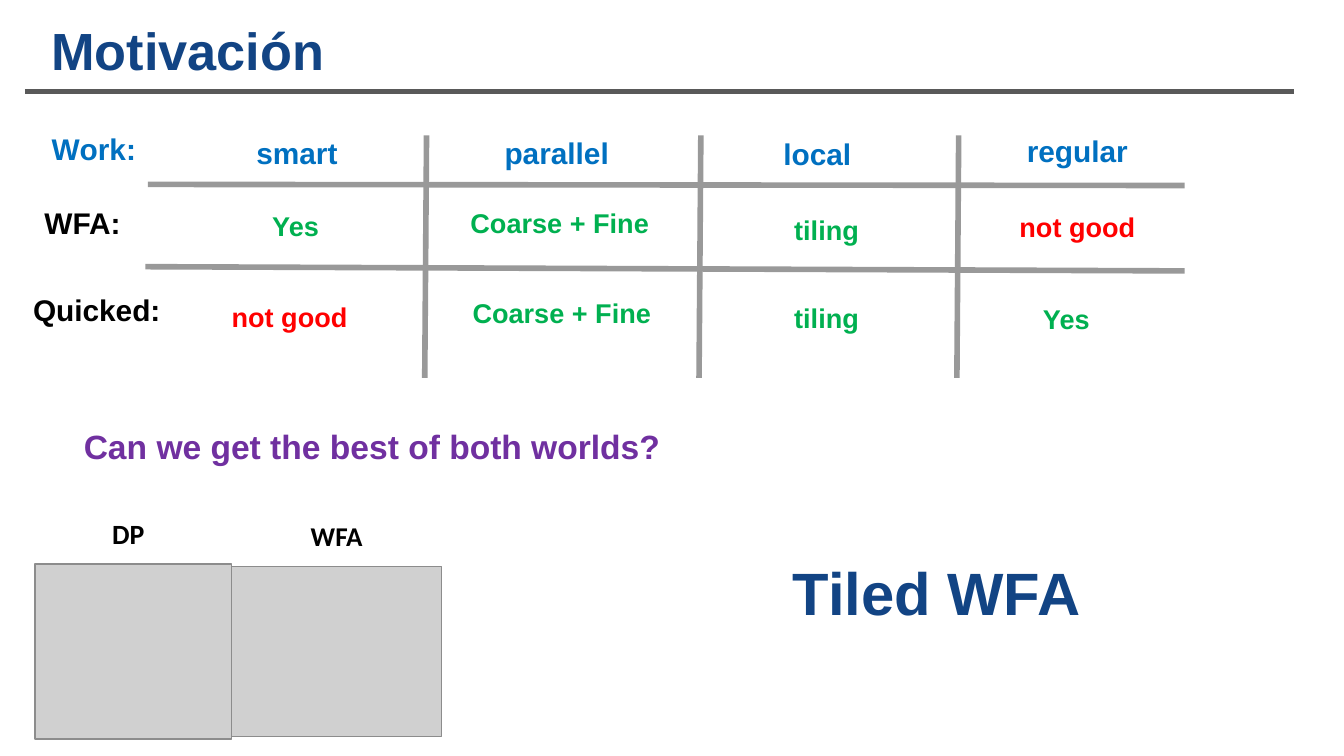
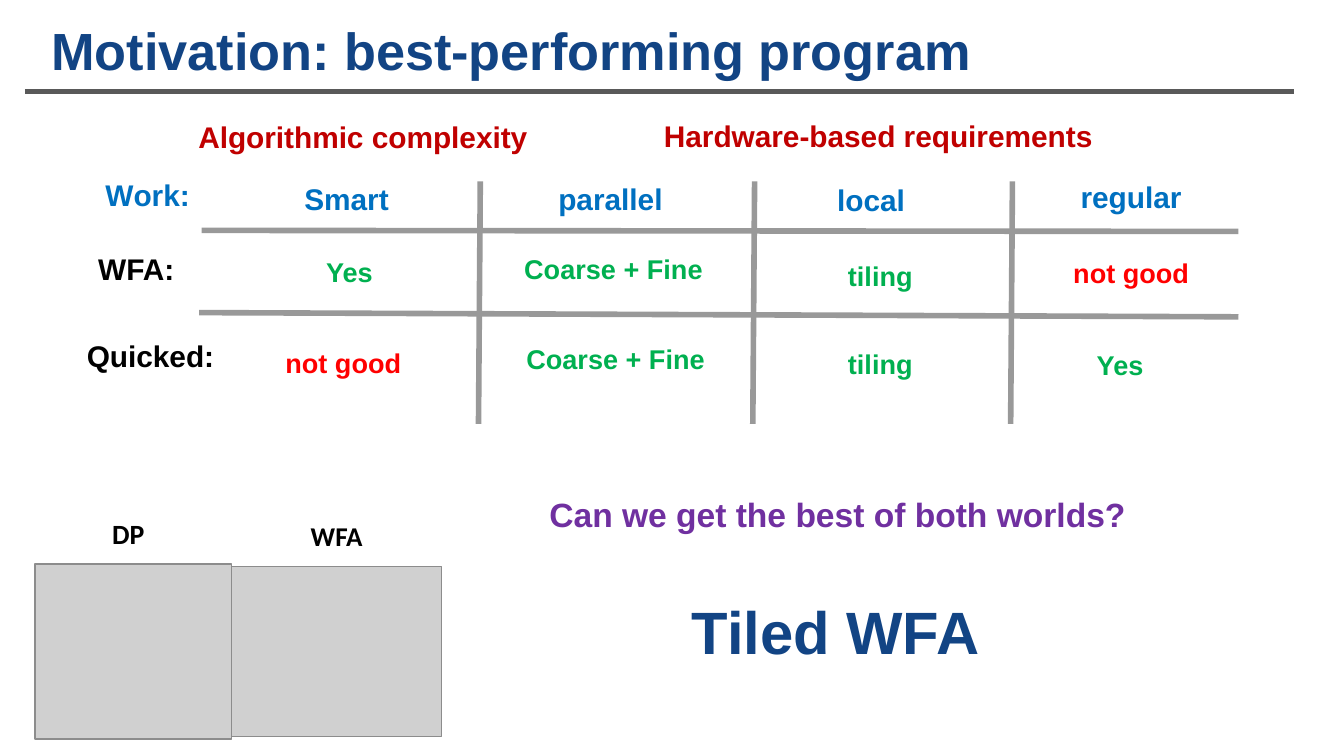
Before and after one commit to JCMoure/TiledWFA, a slide deck: slide 1 of TiledWFA.pptx. Drawn at 1344x756 pixels with LibreOffice and Linux fonts; fonts in the diff are those of the drawing; grey boxes stand for pictures; background and template pictures are left out. Boxes give left, top, right and bottom in pixels: in the first picture for what was removed or moved away, otherwise in the second. Text is boxed around its words. In the diff, an @@ line names an element or a change of style, - is before the commit and + after.

```diff
--- a/TiledWFA.pptx
+++ b/TiledWFA.pptx
@@ title at (51,32,971,80): text changed @@
-Motivación
+Motivation: best-performing program
@@ text added at (198,126,528,153), 16 pt, text #C00000, bold @@
+Algorithmic complexity
@@ text added at (664,125,1093,152), 16 pt, text #C00000, bold @@
+Hardware-based requirements
@@ text at (304,189,388,211): text changed @@
-smart
+Smart
@@ 14 texts, 5 lines: place and size @@
-14 texts, 5 lines at (33,136,1185,378)
+14 texts, 5 lines at (87,181,1239,423)
@@ text "Can we get the best ...": place and size @@
-text "Can we get the best ..." at (84,434,660,465)
+text "Can we get the best ..." at (549,502,1126,533)
@@ text "Tiled WFA": place and size @@
-text "Tiled WFA" at (793,571,1080,616)
+text "Tiled WFA" at (692,610,979,655)
```
Also in this commit, not shown: 1 other slide changed, 2 slides added, 2 other files.
